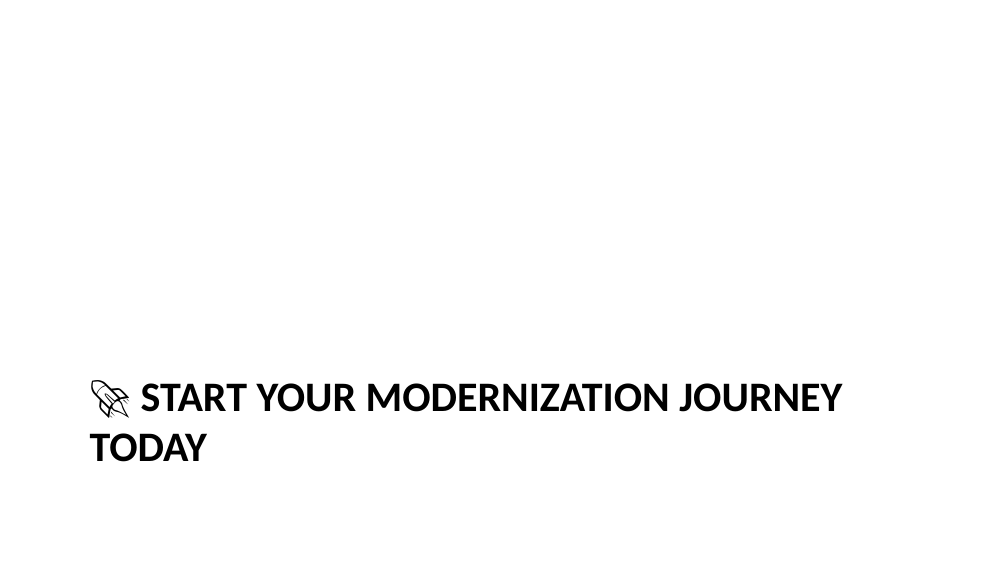
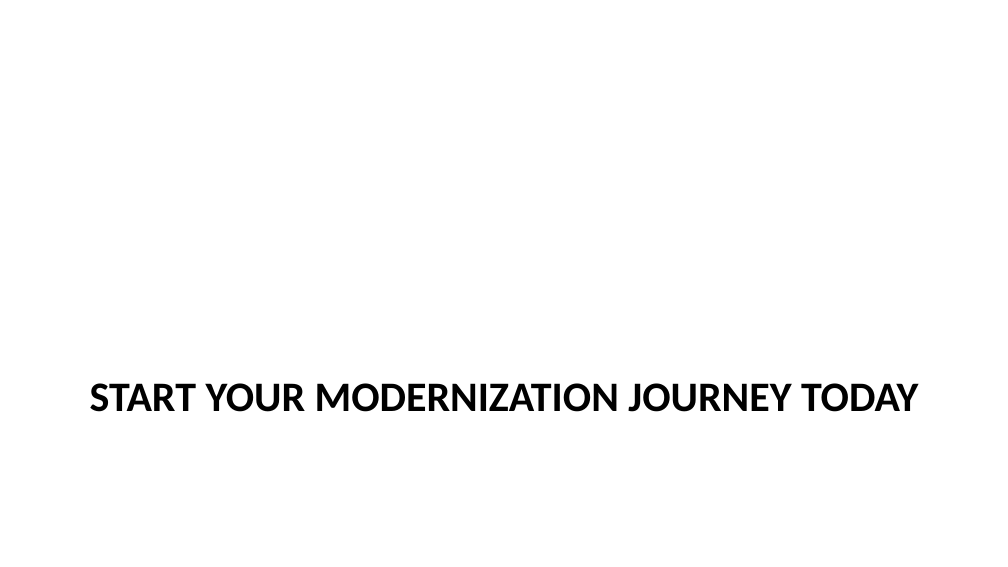
Before and after one commit to my-janala/app-modernisation-demo, a slide deck: slide 31 of App_Modernization_Business_Slides.pptx. Drawn at 1008x567 pixels with LibreOffice and Linux fonts; fonts in the diff are those of the drawing. Boxes give left, top, right and bottom in pixels: in the first picture for what was removed or moved away, otherwise in the second. Text is boxed around its words. In the diff, an @@ line names an element or a change of style, - is before the commit and + after.

```diff
--- a/App_Modernization_Business_Slides.pptx
+++ b/App_Modernization_Business_Slides.pptx
@@ title at box(90, 383, 918, 412): text changed @@
-🚀 START YOUR MODERNIZATION JOURNEY TODAY
+START YOUR MODERNIZATION JOURNEY TODAY
```
Also in this commit, not shown: 16 other slides changed, 5 other files.
